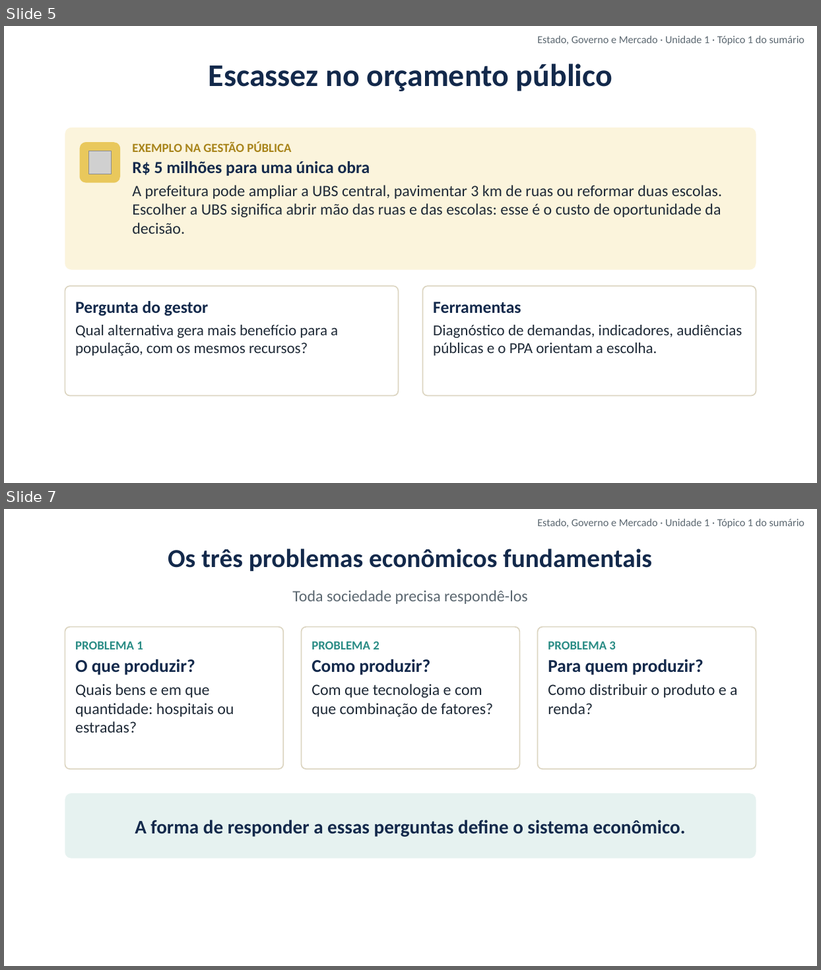
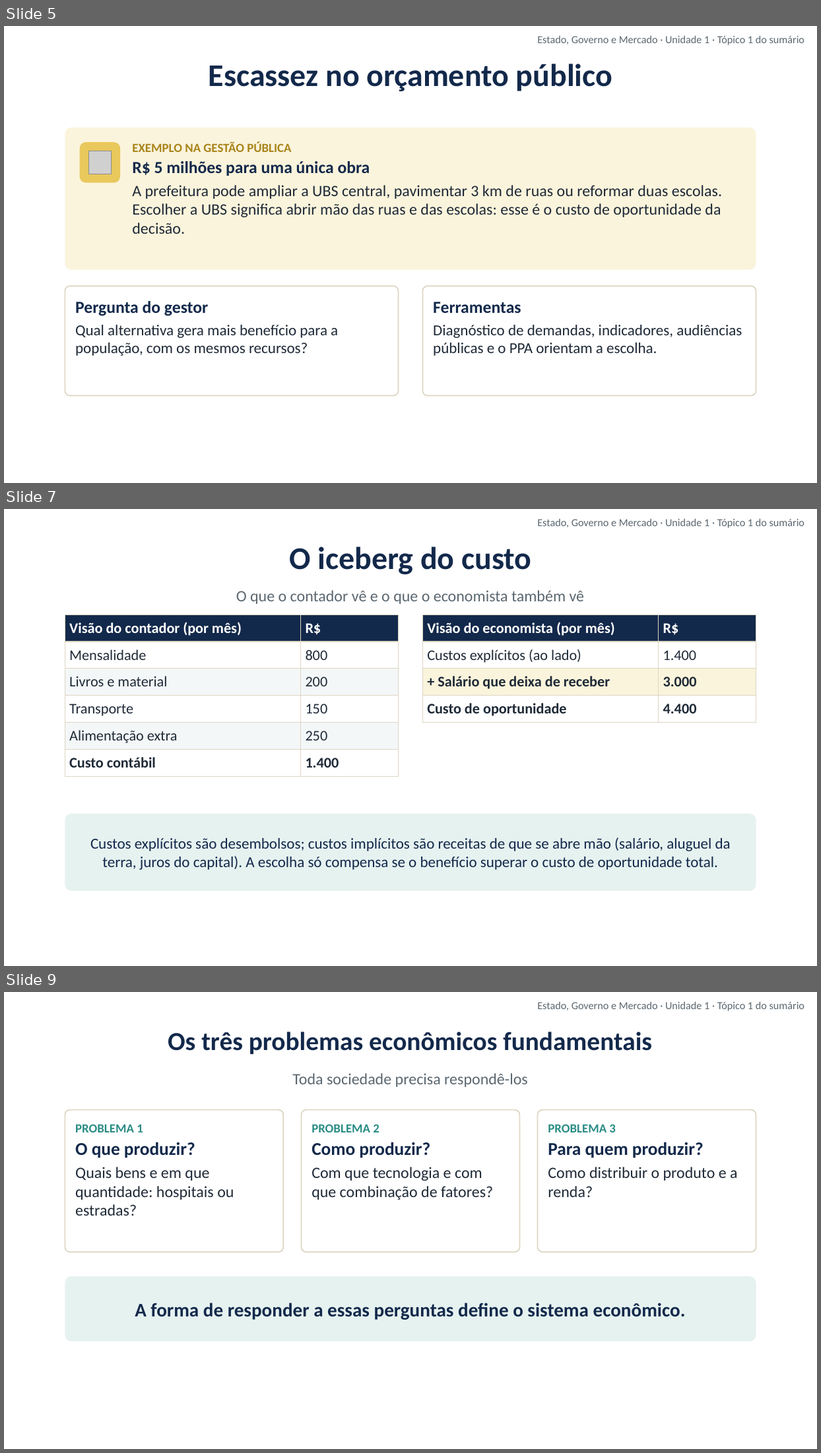
Before and after one commit to cleitonfranco74/gestao_publica, a slide deck: disciplina-01-estado-governo-mercado/materiais/01_Unidade_1_Introducao_a_Economia_Estado_Governo_Mercado.pptx. Shown one above the other, each under a label of ours: slides 5 and 7 before the commit, slides 5, 7 and 9 after it; the slides between them are not shown. The pictures are 821x970 and 821x1453 pixels, drawn with LibreOffice and Linux fonts; fonts in the diff are those of the drawing; grey boxes stand for pictures; background and template pictures are left out. Boxes give left, top, right and bottom in pixels: in the first picture for what was removed or moved away, otherwise in the second. Text is boxed around its words. In the diff, an @@ line names an element or a change of style, - is before the commit and + after.

```diff
--- a/disciplina-01-estado-governo-mercado/materiais/01_Unidade_1_Introducao_a_Economia_Estado_Governo_Mercado.pptx
+++ b/disciplina-01-estado-governo-mercado/materiais/01_Unidade_1_Introducao_a_Economia_Estado_Governo_Mercado.pptx
@@ slide 7 added at (x1=4, y1=509, x2=817, y2=966), background picture (left out) @@
@@ text added at (x1=537, y1=518, x2=805, y2=528), 9.5 pt, text #5B6770 @@
+Estado, Governo e Mercado · Unidade 1 · Tópico 1 do sumário
@@ text added at (x1=289, y1=547, x2=531, y2=574), 28 pt, text #13294B, bold @@
+O iceberg do custo
@@ text added at (x1=236, y1=590, x2=585, y2=604), 14 pt, text #5B6770 @@
+O que o contador vê e o que o economista também vê
@@ table added at (x1=65, y1=615, x2=399, y2=770), 6 rows, 2 columns @@
+Visão do contador (por mês) | R$
+Mensalidade | 800
+Livros e material | 200
+Transporte | 150
+Alimentação extra | 250
+Custo contábil | 1.400
@@ table added at (x1=422, y1=615, x2=756, y2=719), 4 rows, 2 columns @@
+Visão do economista (por mês) | R$
+Custos explícitos (ao lado) | 1.400
++ Salário que deixa de receber | 3.000
+Custo de oportunidade | 4.400
@@ rounded rectangle added at (x1=65, y1=814, x2=756, y2=891), fill #E6F2F0, 13.5 pt, text #13294B @@
+Custos explícitos são desembolsos; custos implícitos são receitas de que se abre mão (salário, aluguel da terra, juros do capital). A escolha só compensa se o benefício superar o custo de oportunidade total.
@@ what was slide 7 is now slide 9 @@
```
Also in this commit, not shown: 2 slides changed, 4 other slides added, 8 other files.
